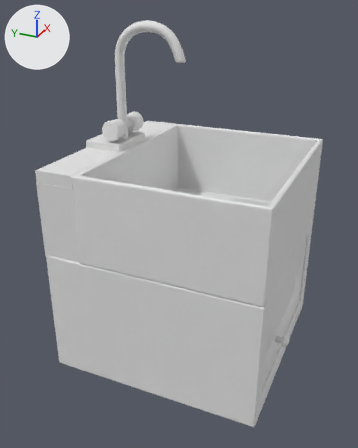
An edit to the FBX model Assets/fbx/furniture/furniture_cupboard_washbasin_02.fbx, drawn before and after from the same camera.
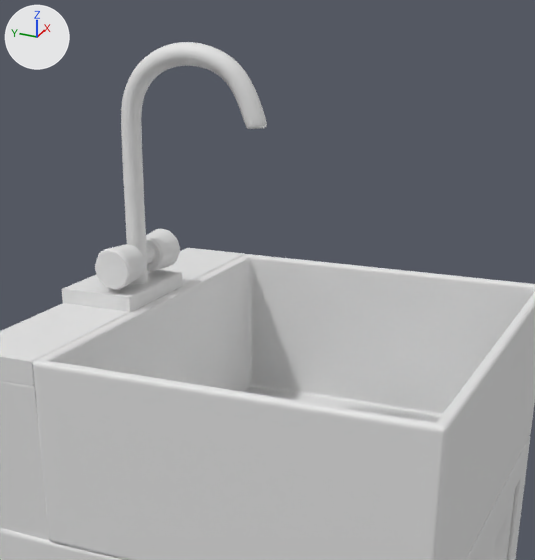
There are two pictures of each version: one whole from a 50 mm lens placed at (-2.039, -1.345, 1.648), pointed at (-0.083, -0.465, 0.67), one close up on the part from 16% to 88% of the width and 0% to 61% of the height. Lighting does not change. The marker at upper left points along +X, +Y and +Z. Where no turn or scale is listed for an object, it has been applied to the vertices. Vertices at the same position are counted once.

Objects in the first close-up: 'furniture_BezierCurve', 'furniture_Cube.010', 'furniture_Cylinder.002', 'furniture_cupboard_washbasin', 'furniture_cupboard_washbasin_02', 'furniture_top', 'furniture_top.001'.
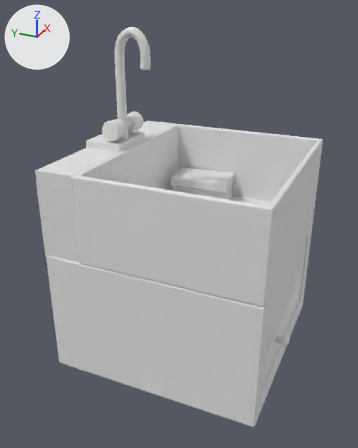
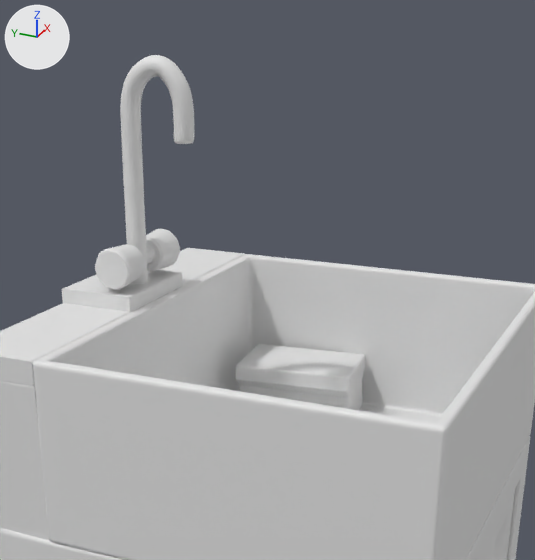
What the commit changed:
Material 'sponge:mat' (mat_sponge_mat) is new.
Its base color is (0.8, 0.8, 0.8) (white #e7e7e7).
Its roughness is 0.553.
Material 'sponge_top_mat' (mat_sponge_top_mat) is new.
Its base color is (0.8, 0.8, 0.8) (white #e7e7e7).
Its roughness is 0.553.
me_mesh_005 is used by ob_furniture_beziercurve; location (0.0, -0.132, 1.014).
me_mesh_005 had 1153 vertices, 1136 faces and spanned x -0.023..0.023, y -0.326..0.023, z 0.0..0.543.
me_mesh_005 now has 961 vertices, 944 faces and spans x -0.023..0.023, y -0.156..0.023, z 0.0..0.517.
me_mesh_005 part 1: 967 vertices removed from x -0.023..0.023, y -0.326..0.023, z 0.33..0.543; 775 vertices added at x -0.023..0.023, y -0.156..0.023, z 0.331..0.517.
Mesh me_mesh_002_1 is new.
It has 132 vertices, 118 faces and spans x -0.109..0.121, y -0.215..0.109, z -0.043..0.099.
Faces by material slot: [33, 85].
It uses material mat_sponge_top_mat (white #e7e7e7).
It uses material mat_sponge_mat (white #e7e7e7).
Object 'sponge_geo' (ob_sponge_geo) is new; it shows me_mesh_002_1.
Its location is (0.359, -0.352, 0.666).

Where the change shows, as pixel boxes (x1, y1, x2, y2) in the close-ups (535 x 560 px; the box of a moved part takes in the faces that stretch with it):
'furniture_BezierCurve', reshaped (49% narrower): before (121, 42, 267, 284); after (120, 55, 194, 284)
'sponge_geo', added: after (236, 344, 365, 410)
    faces in mat_sponge_top_mat (white #e7e7e7): (236, 344, 365, 392)
    faces in mat_sponge_mat (white #e7e7e7): (236, 368, 365, 410)
part 1 of me_mesh_005, moved or reshaped: before (121, 42, 267, 132); after (120, 55, 194, 144)
